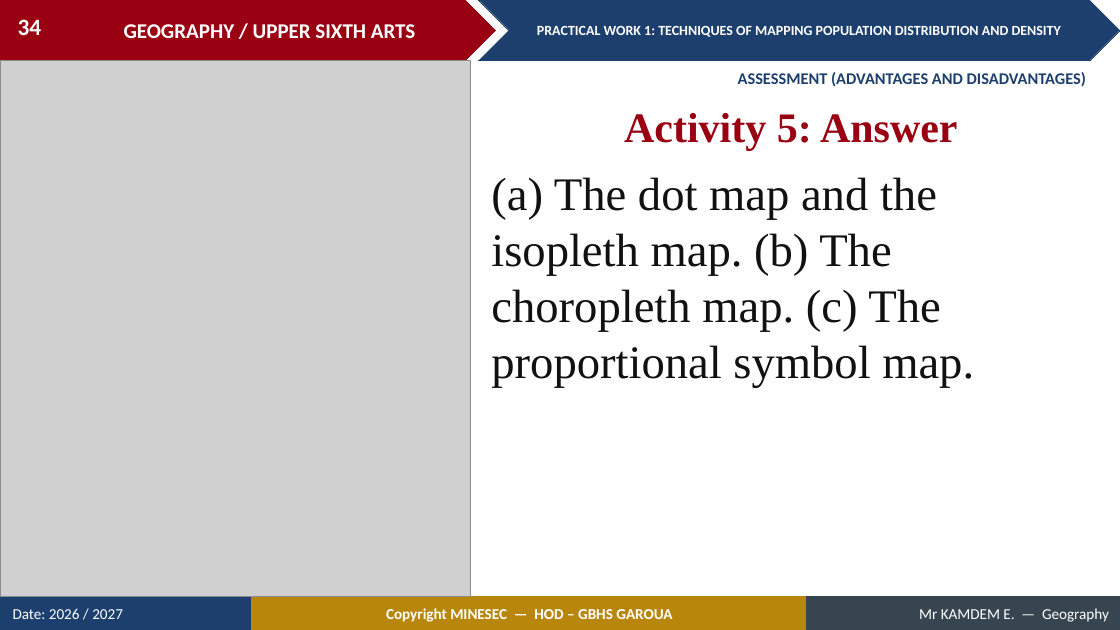
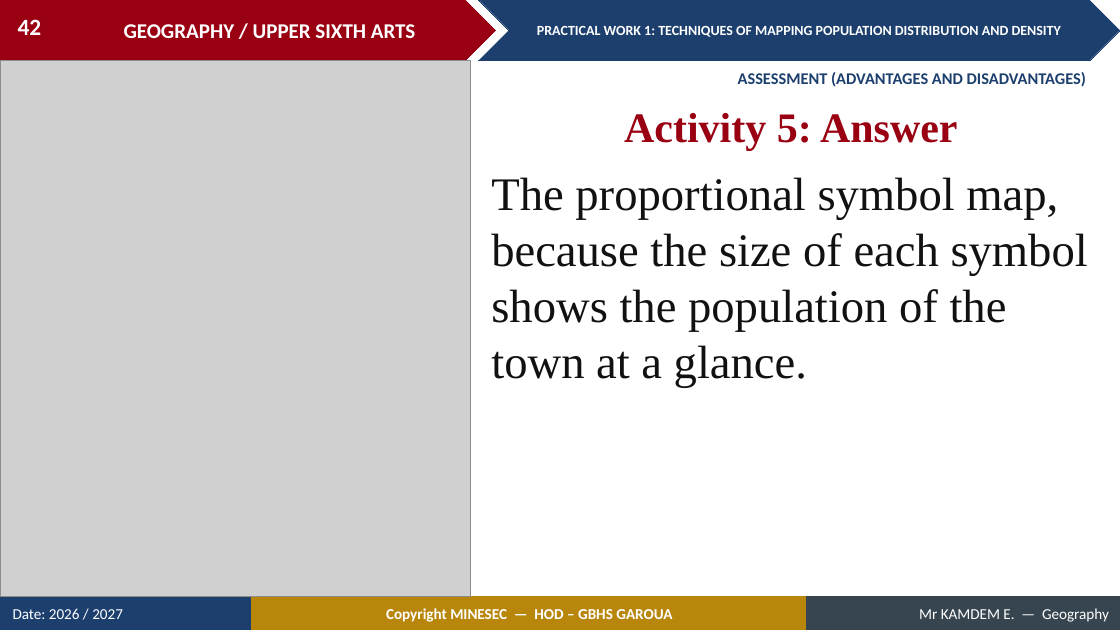
Before and after one commit to Berthautk/linea-github, a slide deck: slide 42 of lecons/USA/Population Geography/03_USA_POP_PW01_Techniques_of_Mapping_Population_Distribution_and_Density.pptx (slide 34 before the commit). Drawn at 1120x630 pixels with LibreOffice and Linux fonts; fonts in the diff are those of the drawing; grey boxes stand for pictures. Boxes give left, top, right and bottom in pixels: in the first picture for what was removed or moved away, otherwise in the second. Text is boxed around its words. In the diff, an @@ line names an element or a change of style, - is before the commit and + after.

```diff
--- a/lecons/USA/Population Geography/03_USA_POP_PW01_Techniques_of_Mapping_Population_Distribution_and_Density.pptx
+++ b/lecons/USA/Population Geography/03_USA_POP_PW01_Techniques_of_Mapping_Population_Distribution_and_Density.pptx
@@ page number at (18,19,42,35): text changed @@
-34
+42
@@ text at (491,177,1088,388): text changed @@
-(a) The dot map and the isopleth map. (b) The choropleth map. (c) The proportional symbol map.
+The proportional symbol map, because the size of each symbol shows the population of the town at a glance.
```
Also in this commit, not shown: 9 other slides changed, 8 slides added, 3 other files.
